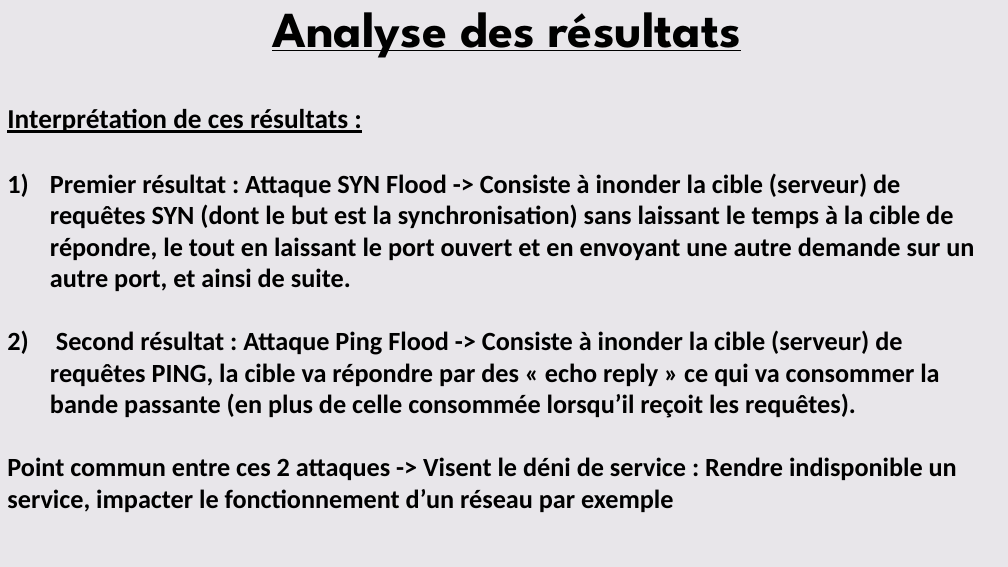
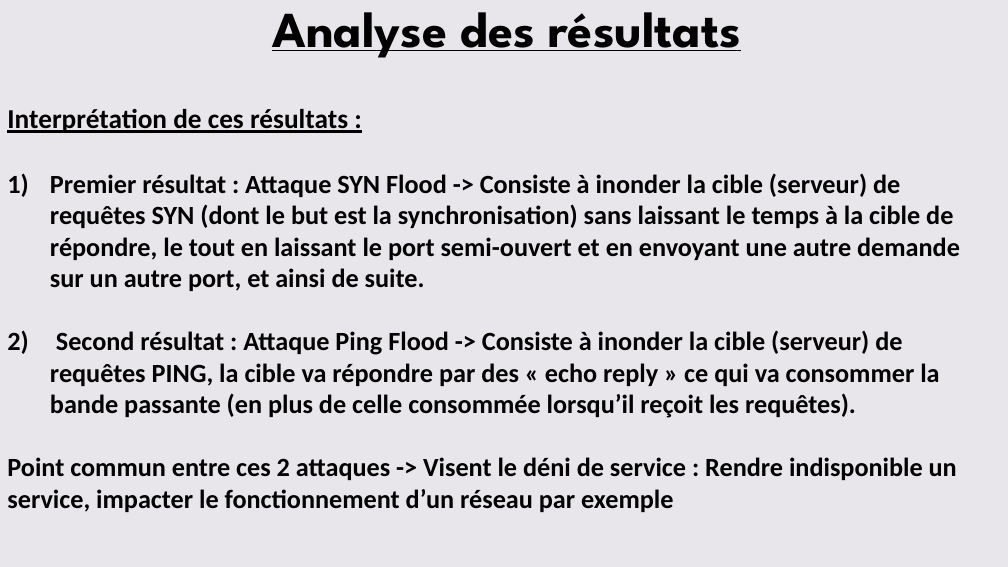
Before and after one commit to ricooo9/Analyse-dump-reseau, a slide deck: slide 6 of Présentation de ma SAE 15.pptx. Drawn at 1008x567 pixels with LibreOffice and Linux fonts; fonts in the diff are those of the drawing. Boxes give left, top, right and bottom in pixels: in the first picture for what was removed or moved away, otherwise in the second. Text is boxed around its words. In the diff, an @@ line names an element or a change of style, - is before the commit and + after.

```diff
--- a/Présentation de ma SAE 15.pptx
+++ b/Présentation de ma SAE 15.pptx
@@ text at [50,174,960,291]: text changed @@
-1) Premier résultat : Attaque SYN Flood -> Consiste à inonder la cible (serveur) de requêtes SYN (dont le but est la synchronisation) sans laissant le temps à la cible de répondre, le tout en laissant le port ouvert et en envoyant une autre demande sur un autre port, et ainsi de suite.
+1) Premier résultat : Attaque SYN Flood -> Consiste à inonder la cible (serveur) de requêtes SYN (dont le but est la synchronisation) sans laissant le temps à la cible de répondre, le tout en laissant le port semi-ouvert et en envoyant une autre demande sur un autre port, et ainsi de suite.
```
